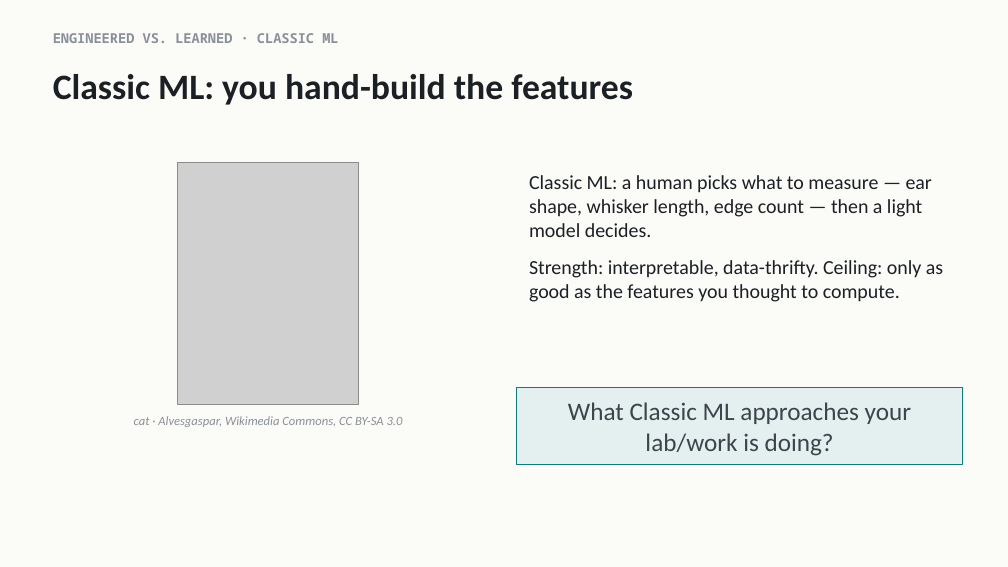
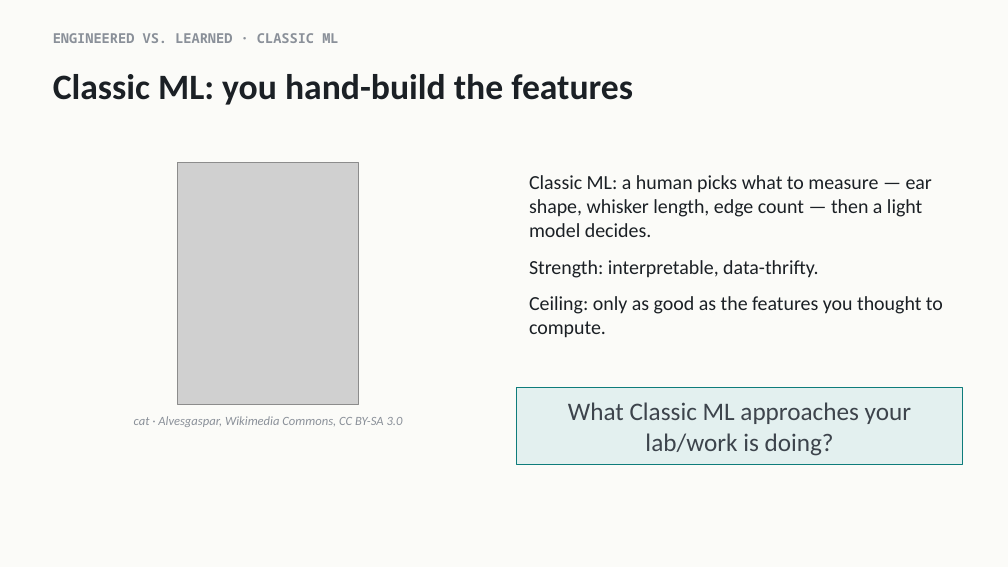
Before and after one commit to indigobio/msacl_dl_course, a slide deck: slide 8 of slides/pptx/lecture01_intro.pptx. Drawn at 1008x567 pixels with LibreOffice and Linux fonts; fonts in the diff are those of the drawing; grey boxes stand for pictures. Boxes give left, top, right and bottom in pixels: in the first picture for what was removed or moved away, otherwise in the second. Text is boxed around its words. In the diff, an @@ line names an element or a change of style, - is before the commit and + after.

```diff
--- a/slides/pptx/lecture01_intro.pptx
+++ b/slides/pptx/lecture01_intro.pptx
@@ text at [529,260,943,338]: text changed @@
-Strength: interpretable, data-thrifty. Ceiling: only as good as the features you thought to compute.
+Strength: interpretable, data-thrifty.
+Ceiling: only as good as the features you thought to compute.
```
Also in this commit, not shown: 6 other slides changed, 2 slides removed, 3 other files.
